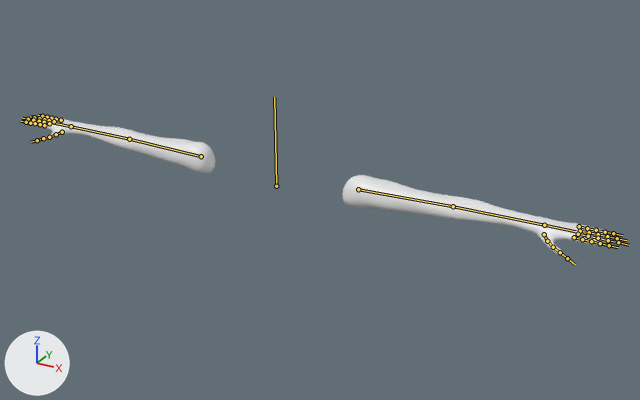
Two versions of the FBX model Progetto_SVG/Assets/Assets/Models/PlayerArms.fbx, one commit apart.
Rendered twice from a 50 mm camera at (3.1, -5.0, 2.47) aimed at (0.41, -0.09, 0.01). Every picture has the same lights, and +X, +Y and +Z are marked at lower left. The bones that bend it are drawn over the model as lines.
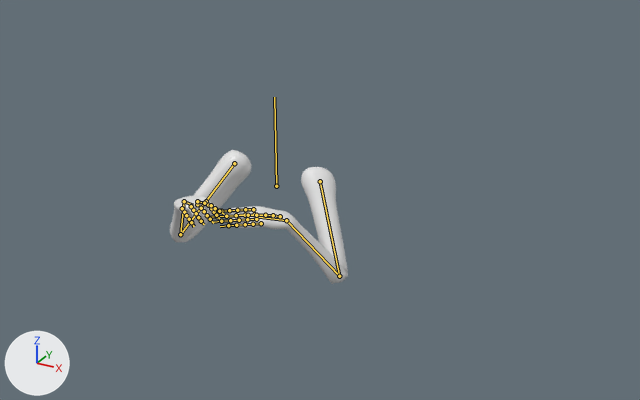
The newer file adds an action. The first version stands in its rest pose; the second is drawn at frame 1 of the action 'Armature|Crouch'.

Pixel boxes [x1, y1, x2, y2] of what changed, in the pictures (640 x 400 px):
'Plane', posed (69% narrower): before [29, 116, 611, 255]; after [170, 150, 348, 284]
bone 'Bicep.L', root to tip: before (358, 189) to (453, 206); after (320, 181) to (339, 276)
bone 'Arm.L', root to tip: before (453, 206) to (544, 225); after (339, 276) to (286, 220)
bone 'Hand.L', root to tip: before (544, 225) to (575, 231); after (286, 220) to (258, 217)
bone 'Pinky1.L', root to tip: before (579, 226) to (587, 228); after (261, 223) to (253, 224)
bone 'Ring1.L', root to tip: before (580, 231) to (589, 232); after (256, 219) to (247, 219)
bone 'Middle1.L', root to tip: before (578, 234) to (588, 236); after (254, 214) to (245, 215)
bone 'Index1.L', root to tip: before (574, 237) to (582, 239); after (253, 209) to (245, 209)
bone 'Bicep.R', root to tip: before (201, 156) to (129, 139); after (234, 163) to (180, 234)
bone 'Arm.R', root to tip: before (129, 139) to (71, 126); after (180, 234) to (184, 201)
bone 'Hand.R', root to tip: before (71, 126) to (54, 123); after (184, 201) to (193, 205)
bone 'Pinky1.R', root to tip: before (61, 120) to (56, 119); after (182, 208) to (184, 212)
bone 'Ring1.R', root to tip: before (54, 121) to (49, 120); after (191, 206) to (193, 210)
bone 'Middle1.R', root to tip: before (49, 123) to (44, 122); after (197, 204) to (201, 208)
bone 'Index1.R', root to tip: before (44, 125) to (40, 124); after (206, 201) to (208, 205)
bone 'Thumb1.R', root to tip: before (62, 132) to (56, 134); after (197, 201) to (204, 203)
bone 'Thumb2.R', root to tip: before (56, 134) to (49, 137); after (204, 203) to (211, 205)
bone 'Thumb3.R', root to tip: before (49, 137) to (43, 138); after (211, 205) to (215, 208)

What the commit changed:
Bone 'Bicep.L' (bone_bicep_l) moves from (0.0, 0.0, 0.0) to (-0.02, -0.6, 0.0).
Bone 'Bicep.L' (bone_bicep_l) turns from (0, 0, 0) to (34, -35, -81) degrees about its own x, y and z.
Bone 'Arm.L' (bone_arm_l) turns from (0, 0, 0) to (136, 17, 25) degrees about its own x, y and z.
Bone 'Hand.L' (bone_hand_l) turns from (0, 0, 0) to (-1, 0, -38) degrees about its own x, y and z.
Bone 'Pinky1.L' (bone_pinky1_l) turns from (0, 0, 0) to (-2, -3, -11) degrees about its own x, y and z.
Bone 'Ring1.L' (bone_ring1_l) turns from (0, 0, 0) to (-2, -3, -11) degrees about its own x, y and z.
Bone 'Middle1.L' (bone_middle1_l) turns from (0, 0, 0) to (-2, -3, -11) degrees about its own x, y and z.
Bone 'Index1.L' (bone_index1_l) moves from (0.0, 0.0, 0.0) to (-0.01, 0.01, 0.0).
Bone 'Index1.L' (bone_index1_l) turns from (0, 0, 0) to (-2, -3, -11) degrees about its own x, y and z.
Bone 'Bicep.R' (bone_bicep_r) moves from (0.0, 0.0, 0.0) to (0.02, -0.6, 0.0).
Bone 'Bicep.R' (bone_bicep_r) turns from (0, 0, 0) to (29, 35, 78) degrees about its own x, y and z.
Bone 'Arm.R' (bone_arm_r) turns from (0, 0, 0) to (140, -18, -28) degrees about its own x, y and z.
Bone 'Hand.R' (bone_hand_r) turns from (0, 0, 0) to (9, 3, 34) degrees about its own x, y and z.
Bone 'Pinky1.R' (bone_pinky1_r) turns from (0, 0, 0) to (-5, 1, 17) degrees about its own x, y and z.
Bone 'Ring1.R' (bone_ring1_r) turns from (0, 0, 0) to (-5, 1, 16) degrees about its own x, y and z.
Bone 'Middle1.R' (bone_middle1_r) turns from (0, 0, 0) to (-4, 1, 15) degrees about its own x, y and z.
Bone 'Index1.R' (bone_index1_r) turns from (0, 0, 0) to (-5, 1, 17) degrees about its own x, y and z.
Bone 'Thumb1.R' (bone_thumb1_r) turns from (0, 0, 0) to (6, 0, 1) degrees about its own x, y and z.
Bone 'Thumb2.R' (bone_thumb2_r) turns from (0, 0, 0) to (-9, 0, -1) degrees about its own x, y and z.
Bone 'Thumb3.R' (bone_thumb3_r) turns from (0, 0, 0) to (-11, 0, -1) degrees about its own x, y and z.
